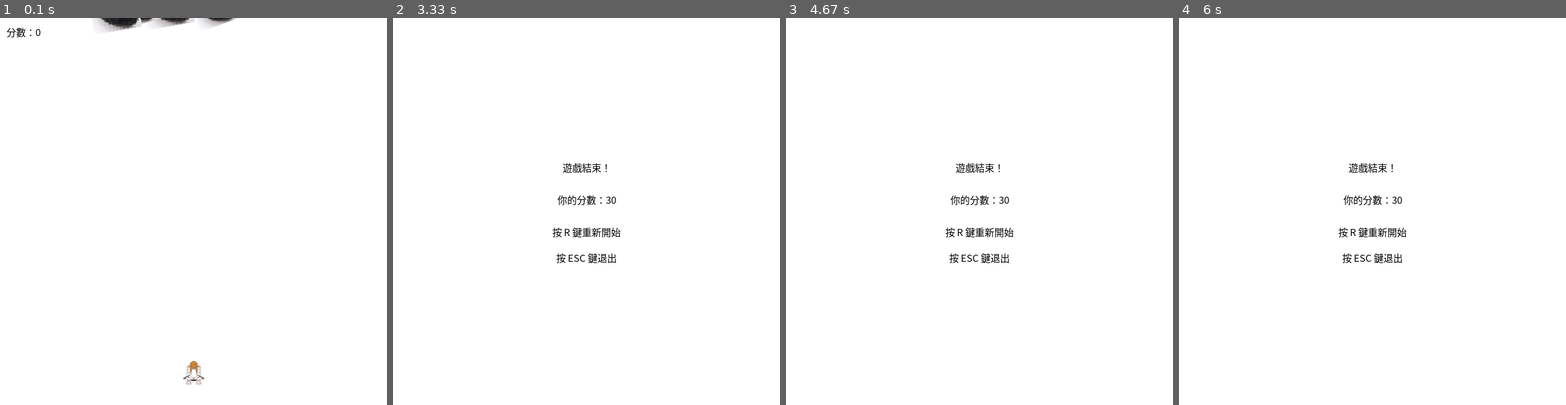
Above: before the commit, frames 1-4 (left to right).
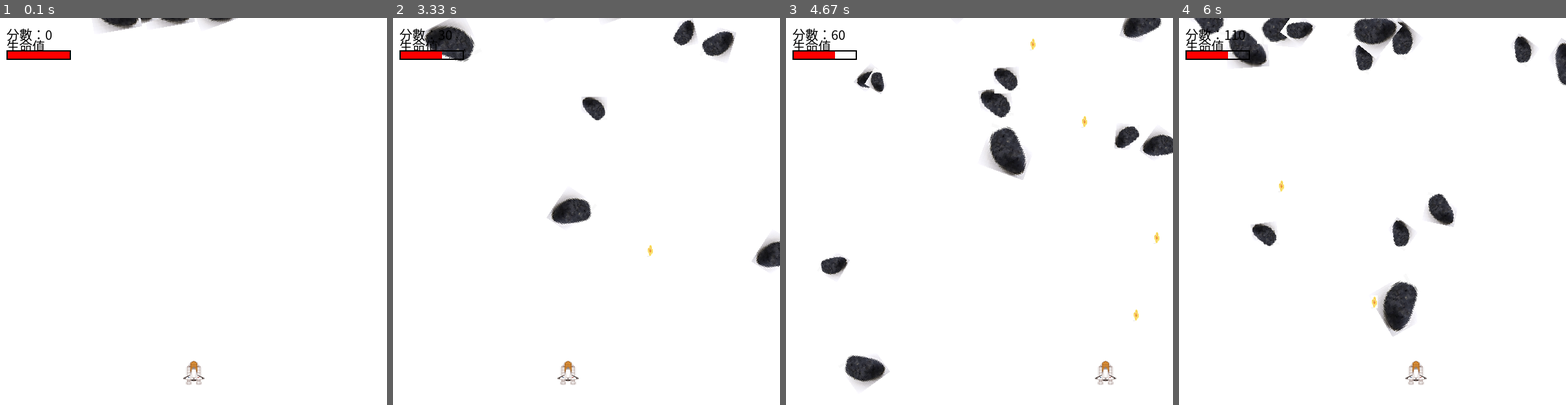
Above: after the commit, the same moments.

Repository: jasperc1972-del/pyGame
Game: pygame game, started from Pygame/main.py
The game is run twice, just before and just after one commit, with the same random seed, the same clock (stepped at 60 frames per second) and the same inputs.
Inputs:
- Up to frame 1 (0.1 s): no input
- Up to frame 2 (3.33 s): hold Right 0.33-0.8 s; hold Right 0.83-1.3 s; tap Z at 0.9, 1.2, 1.4, 1.7, 1.97, 2.27, 2.4, 2.7, 3.07 s; hold Left 1.33-1.87 s; hold Left 1.9-2.3 s; hold Right 2.33-2.97 s; hold Left from 3 s (still down)
- Up to frame 3 (4.67 s): tap Z at 3.37, 3.57, 3.87, 4.07, 4.37, 4.57 s; release Left at 3.47 s; hold Right 3.5-3.97 s; hold Right 4-4.47 s; hold Left from 4.5 s (still down)
- Up to frame 4 (6 s): tap Z at 4.87, 5.13, 5.43, 5.57, 5.87 s; release Left at 5.03 s; hold Left 5.07-5.47 s; hold Right from 5.5 s (still down)

The runs differ from the first frame. In frame 1, 0.7% of the frame differs, in the area x 1-19%, y 2-11%; in frame 2, 4.3%; in frame 3, 5.6%; in frame 4, 6.9%, in the area x 1-100%, y 0-95%.

Commit message:
Increases red health
Increases red health

No longer has any effect when the screen ends

Diff:
--- a/Pygame/main.py
+++ b/Pygame/main.py
@@ -3,6 +3,7 @@
 
 # 顏色定義
 BLACK = (0, 0, 0)
+RED = (255, 0, 0)
 
 # 隕石尺寸清單
 ROCK_SIZES = [
@@ -26,6 +27,7 @@
         self.rect.bottom = HEIGHT - 30
         self.speedx = 8
         self.shoot_sound = shoot_sound
+        self.health = 3
 
     def update(self):
         keys = pygame.key.get_pressed()
@@ -93,7 +95,19 @@
     def reset(self):
         self.__init__()
 
-# 顯示遊戲結束畫面（使用中文字型）
+# 顯示生命條
+def draw_health_bar(surf, x, y, health, max_health, font):
+    label = font.render("生命值", True, BLACK)
+    surf.blit(label, (x, y - 22))
+    BAR_WIDTH = 100
+    BAR_HEIGHT = 15
+    fill = int((health / max_health) * BAR_WIDTH)
+    outline_rect = pygame.Rect(x, y, BAR_WIDTH, BAR_HEIGHT)
+    fill_rect = pygame.Rect(x, y, fill, BAR_HEIGHT)
+    pygame.draw.rect(surf, RED, fill_rect)
+    pygame.draw.rect(surf, BLACK, outline_rect, 2)
+
+# 顯示遊戲結束畫面（不播放音效）
 def show_game_over_screen(screen, font, score):
     game_over_text = font.render("遊戲結束！", True, BLACK)
     score_text = font.render(f"你的分數：{score}", True, BLACK)
@@ -130,9 +144,8 @@
     screen = pygame.display.set_mode((WIDTH, HEIGHT))
     pygame.display.set_caption("飛船射擊遊戲")
     clock = pygame.time.Clock()
-
-    # 使用支援中文的字型檔案
-    font = pygame.font.Font("C:/Windows/Fonts/msjh.ttc", 15)
+    font = pygame.font.Font("C:/Windows/Fonts/msjh.ttc", 28)
+    small_font = pygame.font.Font("C:/Windows/Fonts/msjh.ttc", 20)
 
     pygame.mixer.music.load("sound/background.wav")
     pygame.mixer.music.set_volume(0.5)
@@ -177,17 +190,23 @@
             all_sprites.add(new_rock)
             rocks.add(new_rock)
 
-        player_hits = pygame.sprite.spritecollide(player, rocks, False, pygame.sprite.collide_circle)
-        if player_hits:
-            print("飛船被撞到！遊戲結束")
+        player_hits = pygame.sprite.spritecollide(player, rocks, True, pygame.sprite.collide_circle)
+        for hit in player_hits:
+            player.health -= 1
+            new_rock = Rock()
+            all_sprites.add(new_rock)
+            rocks.add(new_rock)
+
+        if player.health <= 0:
             show_game_over_screen(screen, font, score)
             main()
             return
 
         screen.blit(background, (0, 0))
         all_sprites.draw(screen)
-        score_text = font.render(f"分數：{score}", True, BLACK)
+        score_text = small_font.render(f"分數：{score}", True, BLACK)
         screen.blit(score_text, (10, 10))
+        draw_health_bar(screen, 10, 50, player.health, 3, small_font)
         pygame.display.flip()
 
     pygame.quit()
